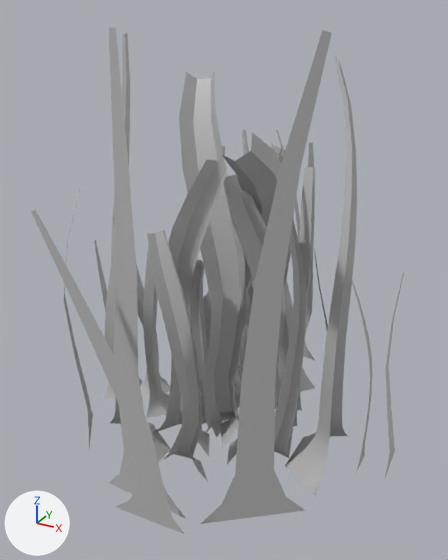
The FBX model Assets/Dev/LF/Models/snakeForest_export.fbx as it was, and as the next commit left it.
The view is the same before and after, from a 50 mm lens placed at (0.472, -0.872, 0.646), pointed at (0.002, -0.018, 0.219). Arrows for +X, +Y and +Z are at lower left; the lights stay in place. Where no turn or scale is listed for an object, it has been applied to the vertices.

Names of what the first picture shows: 'snakeForest_wider_02'.
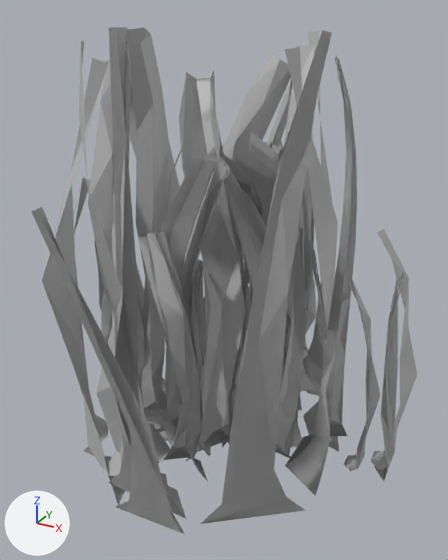
Pixel boxes (x1, y1, x2, y2) of what changed, in the pictures (448 x 560 px):
'snakeForest_retopo_05', added: after (42, 28, 417, 505)
'snakeForest_retopo_04', added: after (36, 27, 380, 532)
'snakeForest_01', shown: after (111, 39, 370, 490)
'snakeForest_03', added: after (179, 77, 275, 462)
'snakeForest_wider_02', unchanged, covered by the edit: (31, 28, 404, 534) in both

The change in detail:
Mesh me_mesh_002 is new.
It has 1680 vertices, 1173 faces and spans x -0.275..0.312, y -0.322..0.307, z -0.126..0.624.
It uses material mat_lambert1 (grey #bcbcbc).
Mesh me_mesh_003 is new.
It has 1029 vertices, 993 faces and spans x -0.288..0.312, y -0.326..0.327, z -0.126..0.624.
It uses material mat_lambert1 (grey #bcbcbc).
Mesh me_mesh_004 is new.
It has 1191 vertices, 1150 faces and spans x -0.288..0.321, y -0.327..0.307, z -0.145..0.623.
It uses material mat_lambert1 (grey #bcbcbc).
Object 'snakeForest_01' (ob_snakeforest_01) is now shown.
Object 'snakeForest_03' (ob_snakeforest_03) is new; it shows me_mesh_002.
Its location is (0.0, 0.0, 0.0).
Object 'snakeForest_retopo_04' (ob_snakeforest_retopo_04) is new; it shows me_mesh_003.
Its location is (0.0, 0.0, 0.0).
Object 'snakeForest_retopo_05' (ob_snakeforest_retopo_05) is new; it shows me_mesh_004.
Its location is (0.0, 0.0, 0.0).
